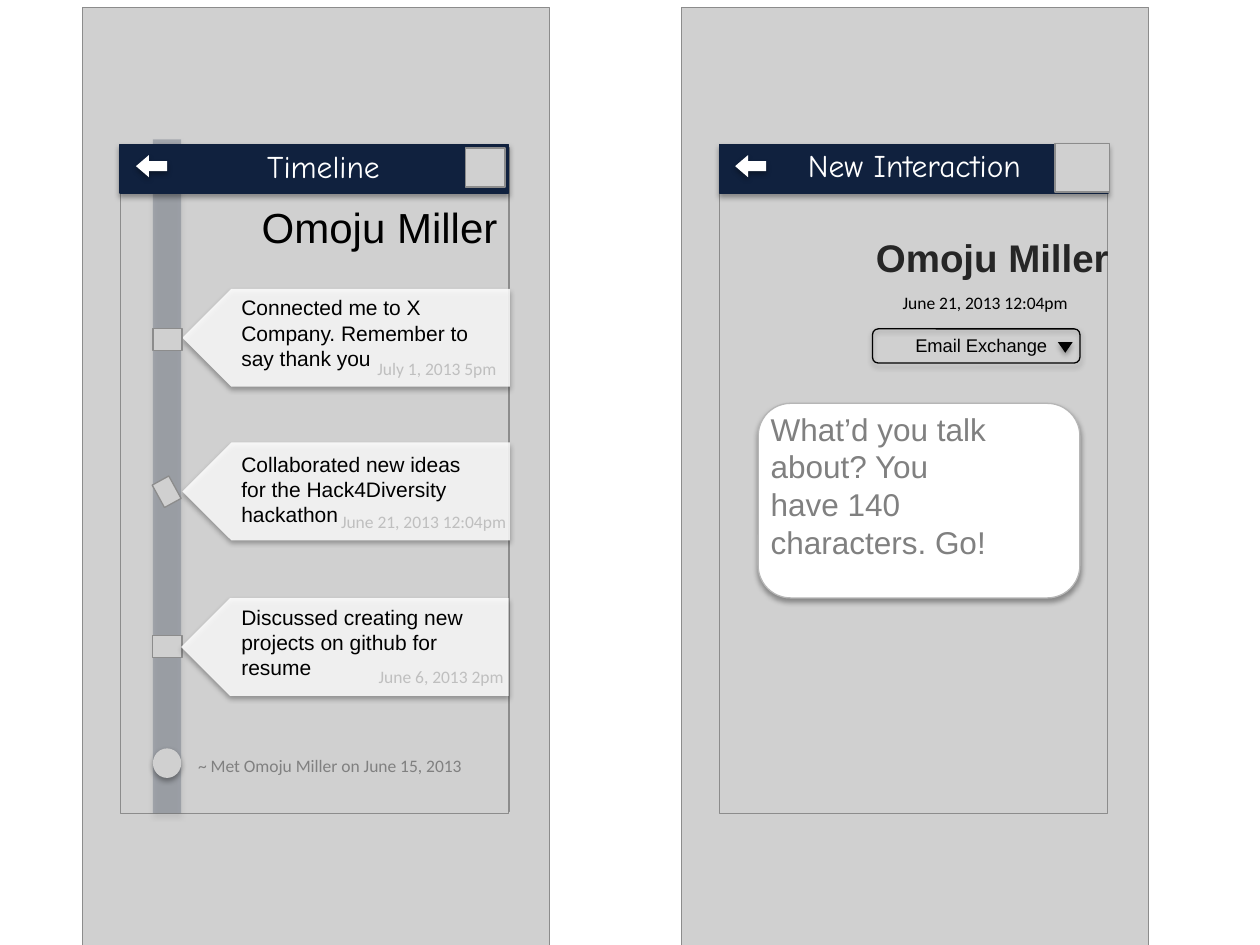
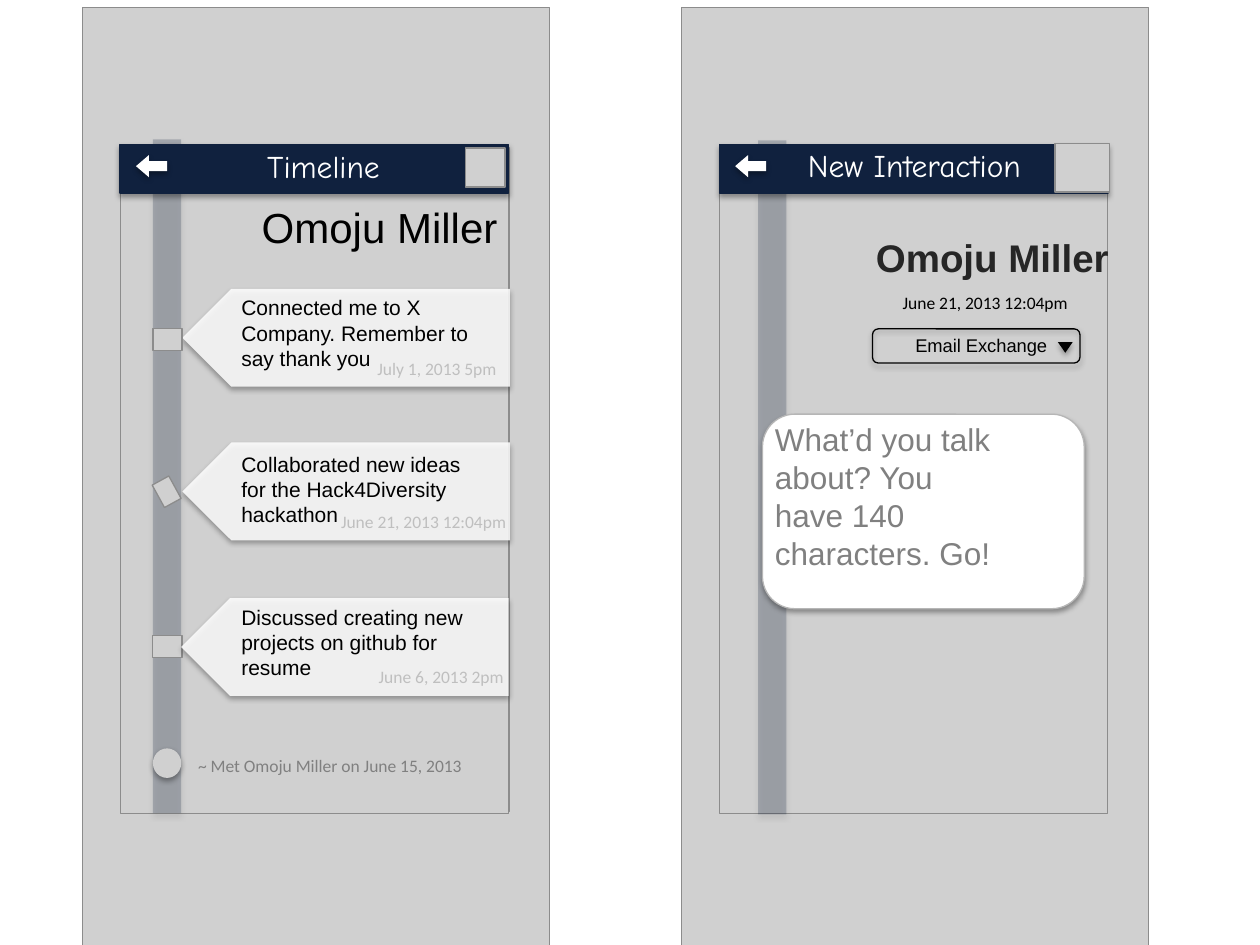
Before and after one commit to JenniferShola/Kai, a slide deck: slide 3 of MockUps.pptx. Drawn at 1260x945 pixels with LibreOffice and Linux fonts; fonts in the diff are those of the drawing; grey boxes stand for pictures; background and template pictures are left out. Boxes give left, top, right and bottom in pixels: in the first picture for what was removed or moved away, otherwise in the second. Text is boxed around its words. In the diff, an @@ line names an element or a change of style, - is before the commit and + after.

```diff
--- a/MockUps.pptx
+++ b/MockUps.pptx
@@ rectangle added at (759,141,786,815), fill #10213E at 22% opacity @@
@@ text "What’d you talk about? You ...": place and size @@
-text "What’d you talk about? You ..." at (771,418,986,554)
+text "What’d you talk about? You ..." at (775,428,990,565)
@@ rounded rectangle: place and size @@
-rounded rectangle at (759,403,1080,597)
+rounded rectangle at (762,415,1084,609)
```
Also in this commit, not shown: 1 other slide changed, 1 slide added, 10 other files.
